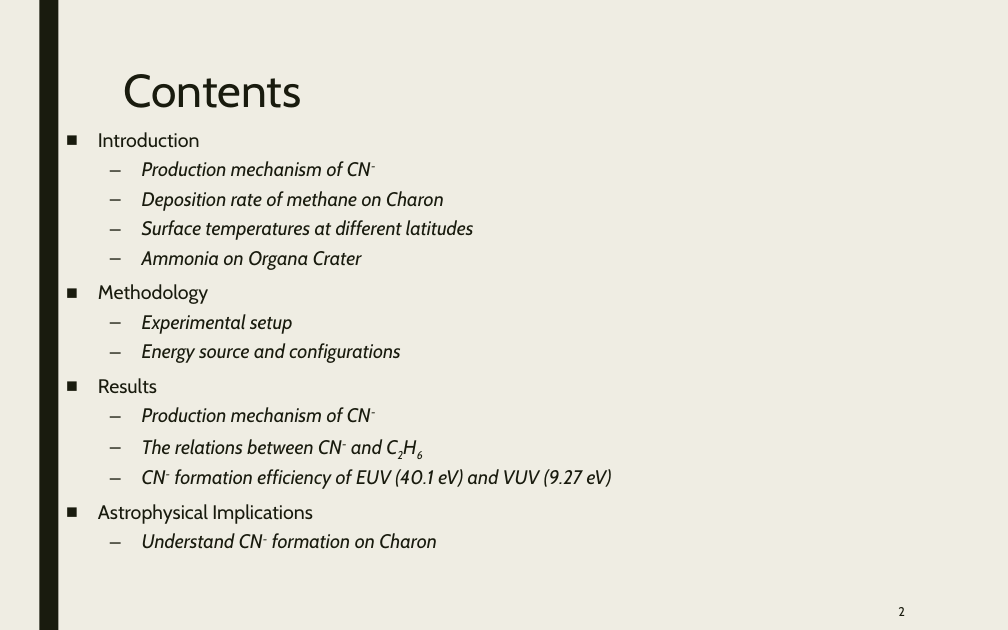
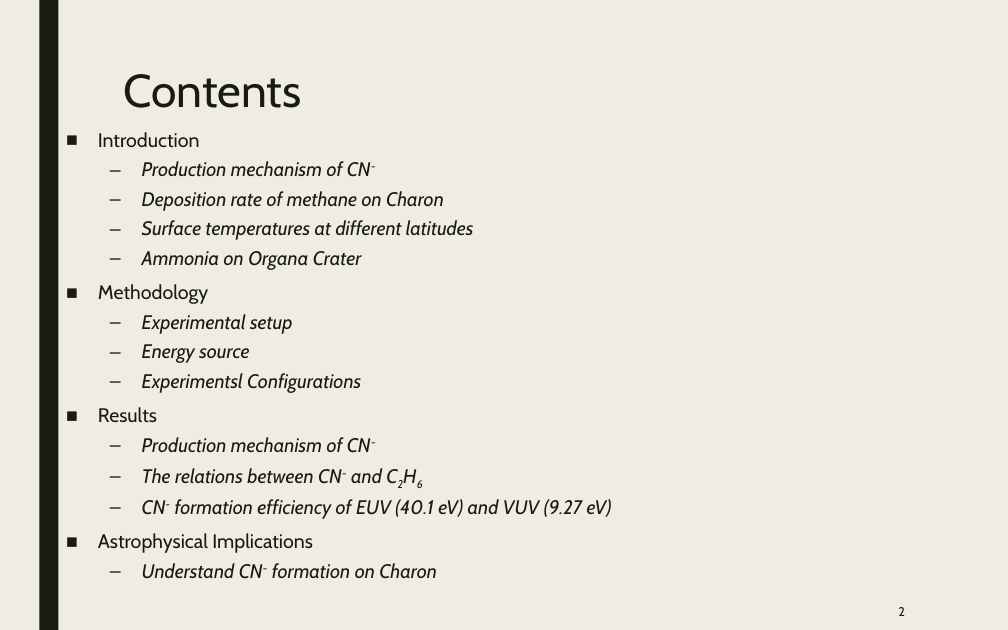
Before and after one commit to samuello1228/lily, a slide deck: slide 2 of doc/VUV and EUV irradiation of CH4 + NH3.pptx. Drawn at 1008x630 pixels with LibreOffice and Linux fonts; fonts in the diff are those of the drawing. Boxes give left, top, right and bottom in pixels: in the first picture for what was removed or moved away, otherwise in the second. Text is boxed around its words. In the diff, an @@ line names an element or a change of style, - is before the commit and + after.

```diff
--- a/doc/VUV and EUV irradiation of CH4 + NH3.pptx
+++ b/doc/VUV and EUV irradiation of CH4 + NH3.pptx
@@ text at bbox=[142, 344, 361, 393]: text changed @@
-  – Energy source and configurations
+  – Energy source
+  – Experimentsl Configurations
```
Also in this commit, not shown: 10 other slides changed, 3 slides added.
